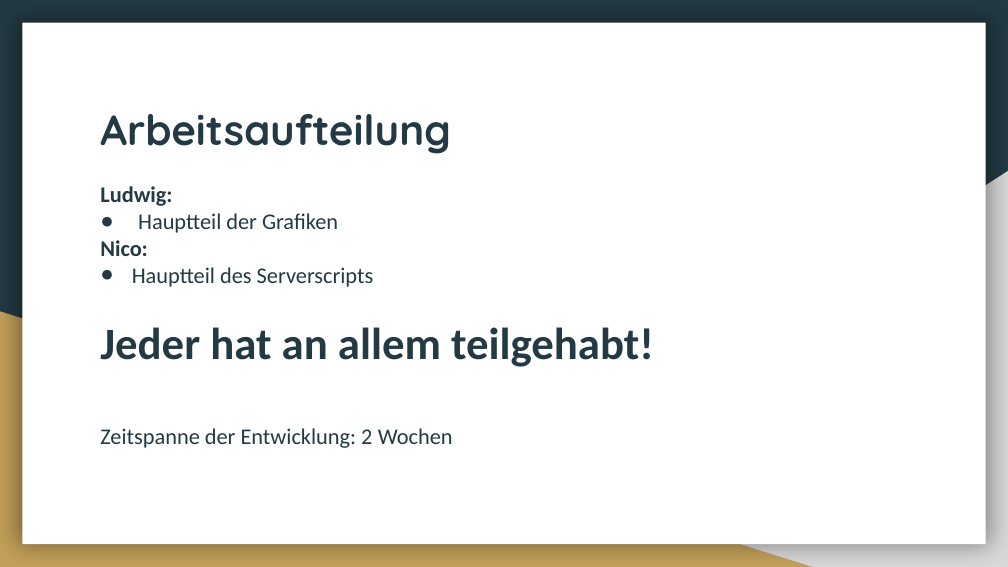
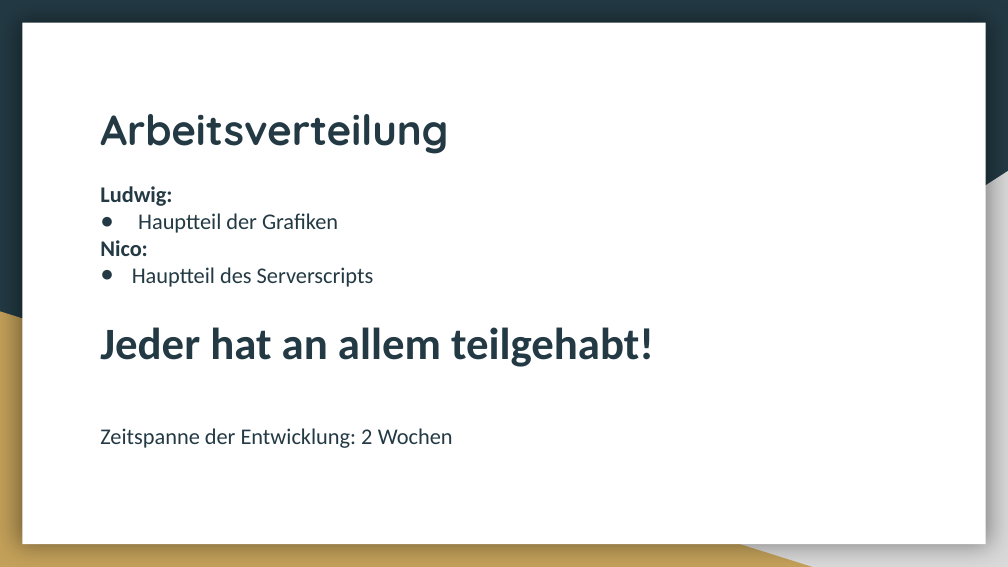
Before and after one commit to Lexa-Heda/TSA, a slide deck: slide 9 of TSA_Vortrag.pptx (slide 8 before the commit). Drawn at 1008x567 pixels with LibreOffice and Linux fonts; fonts in the diff are those of the drawing. Boxes give left, top, right and bottom in pixels: in the first picture for what was removed or moved away, otherwise in the second. Text is boxed around its words. In the diff, an @@ line names an element or a change of style, - is before the commit and + after.

```diff
--- a/TSA_Vortrag.pptx
+++ b/TSA_Vortrag.pptx
@@ title at bbox=[100, 114, 448, 154]: text changed @@
-Arbeitsaufteilung
+Arbeitsverteilung
```
Also in this commit, not shown: 5 other slides changed, 1 slide added, 3 other files.
